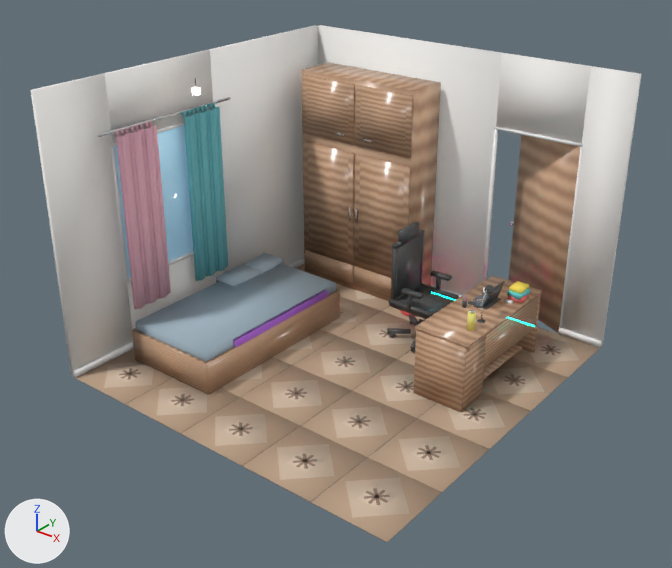
An edit to the glTF model room_model.glb, drawn before and after from the same camera.
Rendered twice from a 50 mm camera at (5.3, -6.78, 5.09) aimed at (-0.03, -0.12, 0.96). Lighting does not change. The marker at lower left points along +X, +Y and +Z. The first picture is the older version. Where no turn or scale is listed for an object, it has been applied to the vertices. Vertices at exactly the same position are counted once.

In view in the first picture: 'BedFrame_Front', 'BedFrame_SideR', 'DoorPanel', 'LEDStrip_Desk', 'Mattress', 'Pillow_1', 'Pillow_2', 'Wall_Back_AboveDoor', 'Wall_Back_Post1', 'Wall_Back_Post2', 'Wall_Left_AboveWindow', 'Wall_Left_Post1', 'Wall_Left_Post2', 'Wardrobe_Body', 'Wardrobe_Door_LL_Inset', 'Wardrobe_Door_LR_Inset' and 148 more.
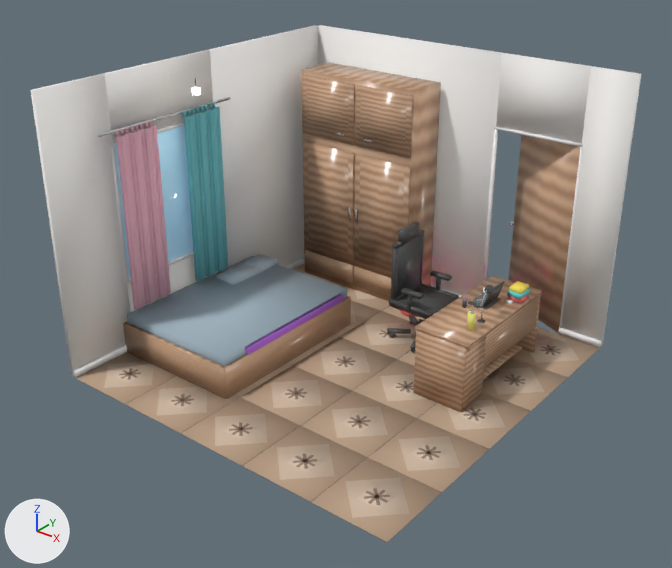
Commit message: Bed 1:1.33 ratio (1.5x2m), center pillows, remove cyan LED desk beam

Location of each change, [x1, y1, x2, y2] in pixels of the pictures (672 x 568 px):
'Mattress', rescaled (10% wider, 12% taller)
    before: [135, 264, 336, 362]
    after: [126, 256, 347, 366]
'BedFrame_SideR', moved, rescaled
    before: [205, 290, 340, 394]
    after: [224, 296, 351, 399]
'BedFrame_Front', reshaped, moved (35% wider, 18% taller)
    before: [132, 329, 208, 394]
    after: [123, 322, 226, 399]
'Pillow_2', moved
    before: [216, 264, 261, 286]
    after: [216, 262, 261, 285]
'Pillow_1', moved
    before: [246, 253, 284, 275]
    after: [245, 254, 279, 276]
'LEDStrip_Desk', deleted
    before: [431, 292, 535, 327]

What the commit changed:
me_cube_262 is used by ob_bedframe_front; location (-1.24, -1.35, 0.17).
Before the commit, vertices of me_cube_262: 0 (-0.55, -0.02, -0.175) at pixel (134, 359), 1 (-0.55, -0.02, 0.175) at pixel (131, 330), 2 (-0.55, 0.02, -0.175), 3 (-0.55, 0.02, 0.175) at pixel (134, 329), 4 (0.55, -0.02, -0.175) at pixel (207, 394).
Before the commit, vertices of me_cube_262: 5 (0.55, -0.02, 0.175) at pixel (204, 364), 6 (0.55, 0.02, -0.175) at pixel (209, 392), 7 (0.55, 0.02, 0.175) at pixel (207, 362).
me_cube_262 had 8 vertices, 12 faces and spanned x -0.55..0.55, y -0.02..0.02, z -0.175..0.175.
me_cube_262 now has 8 vertices, 12 faces and spans x -0.75..0.75, y -0.02..0.02, z -0.175..0.175.
Part 1, on me_cube_262:
Vertices 0 to 3 of me_cube_262 move by (-0.2, 0.0, 0.0).
Vertices 4 to 7 of me_cube_262 move by (0.2, 0.0, 0.0).
me_cube_260 is used by ob_bedframe_sider; location (-0.69, -0.3, 0.17).
me_cube_260 had 8 vertices, 12 faces and spanned x -0.02..0.02, y -1.05..1.05, z -0.17..0.17.
me_cube_260 now has 8 vertices, 12 faces and spans x -0.02..0.02, y -1.0..1.0, z -0.17..0.17.
me_cube_260 part 2: the whole mesh is scaled about its middle by (1, 0.952, 1).
me_cube_263 is used by ob_mattress; location (-1.24, -0.3, 0.36).
me_cube_263 had 8 vertices, 12 faces and spanned x -0.53..0.53, y -1.03..1.03, z -0.09..0.09.
me_cube_263 now has 8 vertices, 12 faces and spans x -0.73..0.73, y -0.98..0.98, z -0.09..0.09.
me_cube_263 part 3: the whole mesh is scaled about its middle by (1.38, 0.951, 1).
Object 'BedFrame_Front' (ob_bedframe_front) moves from (-1.24, -1.35, 0.17) to (-1.24, -1.3, 0.17).
Object 'BedFrame_SideL' (ob_bedframe_sidel) moves from (-1.79, -0.3, 0.17) to (-1.99, -0.3, 0.17).
Object 'BedFrame_SideR' (ob_bedframe_sider) moves from (-0.69, -0.3, 0.17) to (-0.49, -0.3, 0.17).
Object 'LEDStrip_Desk' (ob_ledstrip_desk) is deleted.
Object 'Pillow_1' (ob_pillow_1) moves from (-1.69, 0.55, 0.45) to (-1.72, 0.5, 0.45).
Object 'Pillow_2' (ob_pillow_2) moves from (-1.69, 0.15, 0.45) to (-1.72, 0.18, 0.45).
